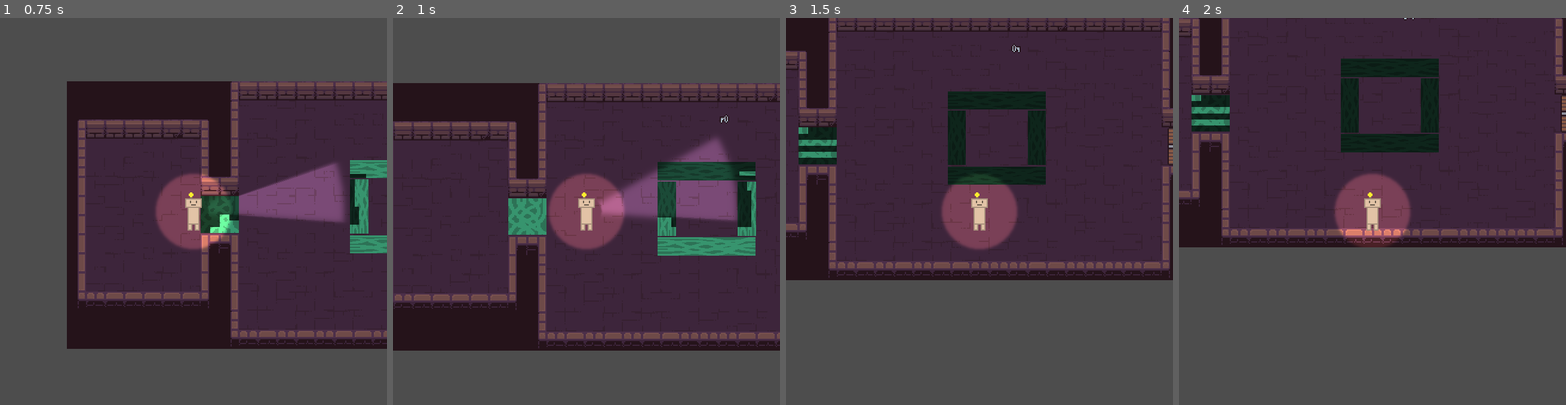
Above: before the commit, frames 1-4 (left to right).
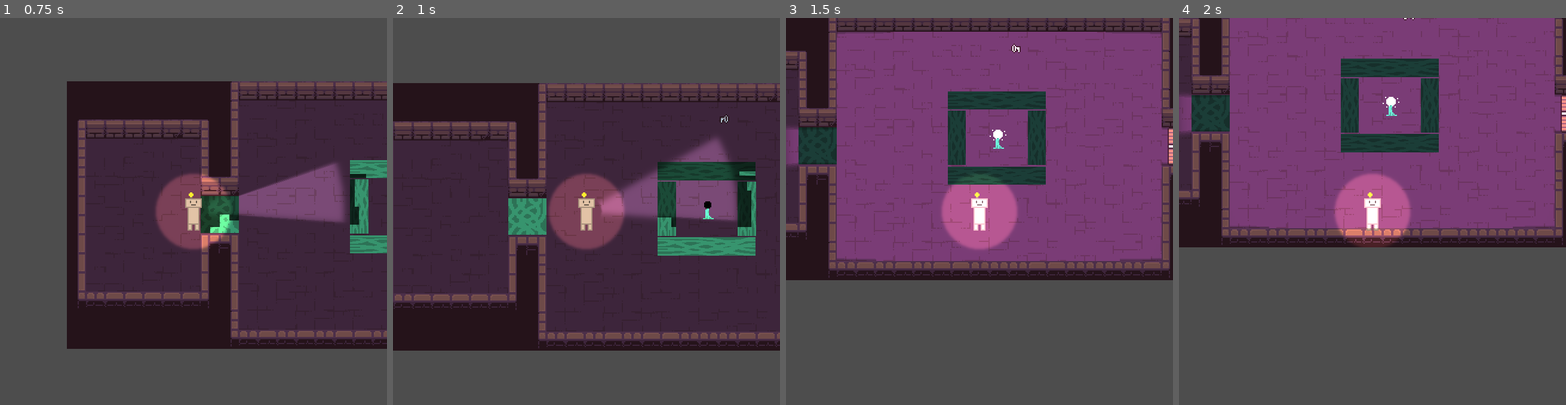
Above: after the commit, the same moments.

Repository: CookieCherith0969/GDM-Assignment-4
Game: Godot game, scene res://Scenes/Levels/Tutorial.tscn
The game is run twice, just before and just after one commit, with the same random seed, the same clock (stepped at 60 frames per second) and the same inputs. This scene is started directly instead of the project's main scene.
Inputs (mouse positions are in pixels of both pictures, inside the frame that each line leads up to):
- Up to frame 1 (0.75 s): tap Enter at 0.5 s; move the mouse to (278, 192) at 0.52 s; hold D (Right) from 0.53 s (still down); hold Space (Light) from 0.53 s (still down)
- Up to frame 2 (1 s): keep holding D (Right); keep holding Space (Light)
- Up to frame 3 (1.5 s): move the mouse to (902, 230) at 1.27 s; release D (Right) at 1.28 s; release Space (Light) at 1.28 s; hold S (Down) from 1.28 s (still down); tap Space (Light) at 1.35 s
- Up to frame 4 (2 s): keep holding S (Down)

Frame 1 is identical in both runs. In frame 2, less than 0.1% of the frame differs, in the area x 80-83%, y 47-53%; in frame 3, 50%, in the area x 0-100%, y 3-63%; in frame 4, 46%.

Commit message:
Denser lamp plant rays

Diff:
--- a/Scenes/Levels/Tutorial.tscn
+++ b/Scenes/Levels/Tutorial.tscn
@@ -430,7 +430,6 @@
 [node name="Objects" type="Node" parent="."]
 
 [node name="LampPlant" parent="Objects" instance=ExtResource("4_pwxd5")]
-visible = false
 position = Vector2(263, 58)
 
 [node name="Key" parent="Objects" instance=ExtResource("5_ct3nx")]
--- a/Scenes/lampPlant.tscn
+++ b/Scenes/lampPlant.tscn
@@ -70,7 +70,7 @@
 texture_scale = 4.0
 
 [node name="GlowArea" parent="." instance=ExtResource("4_xqyf7")]
-num_rays = 101
+num_rays = 200
 ray_range = 180.0
 active = false
 
